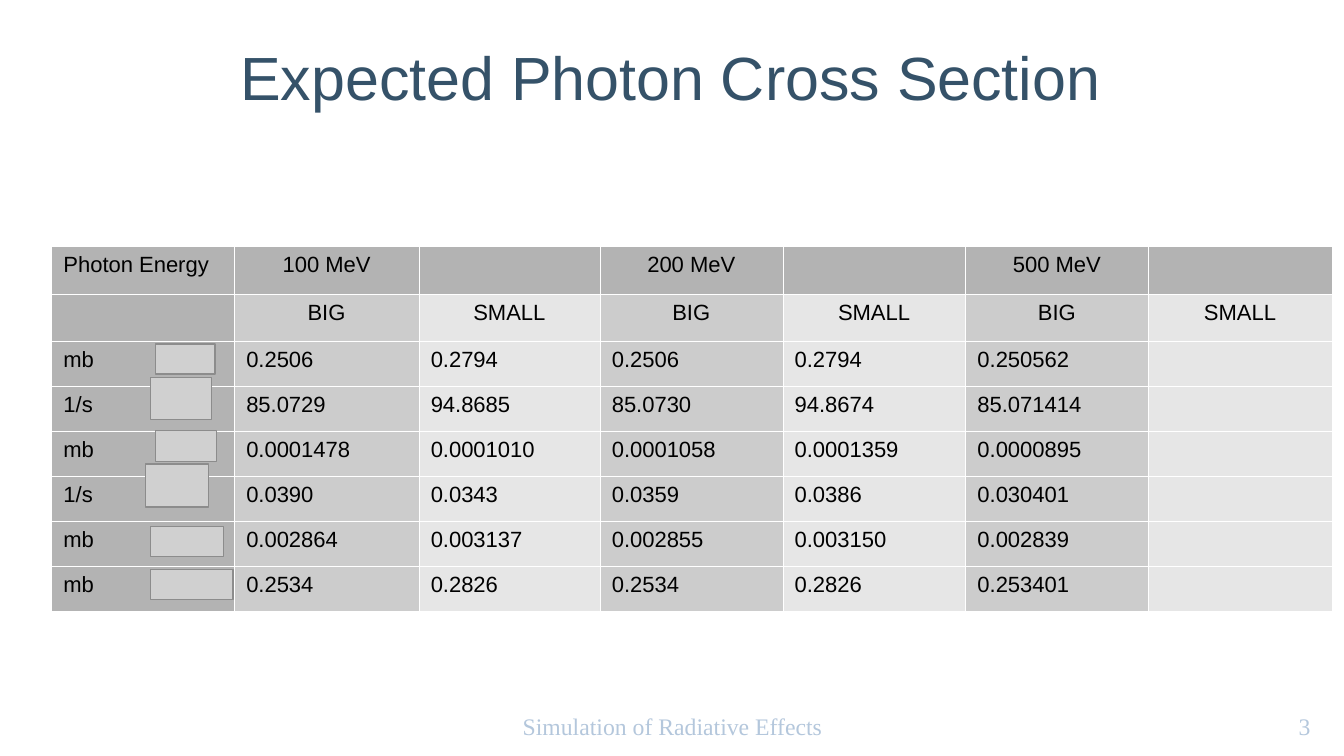
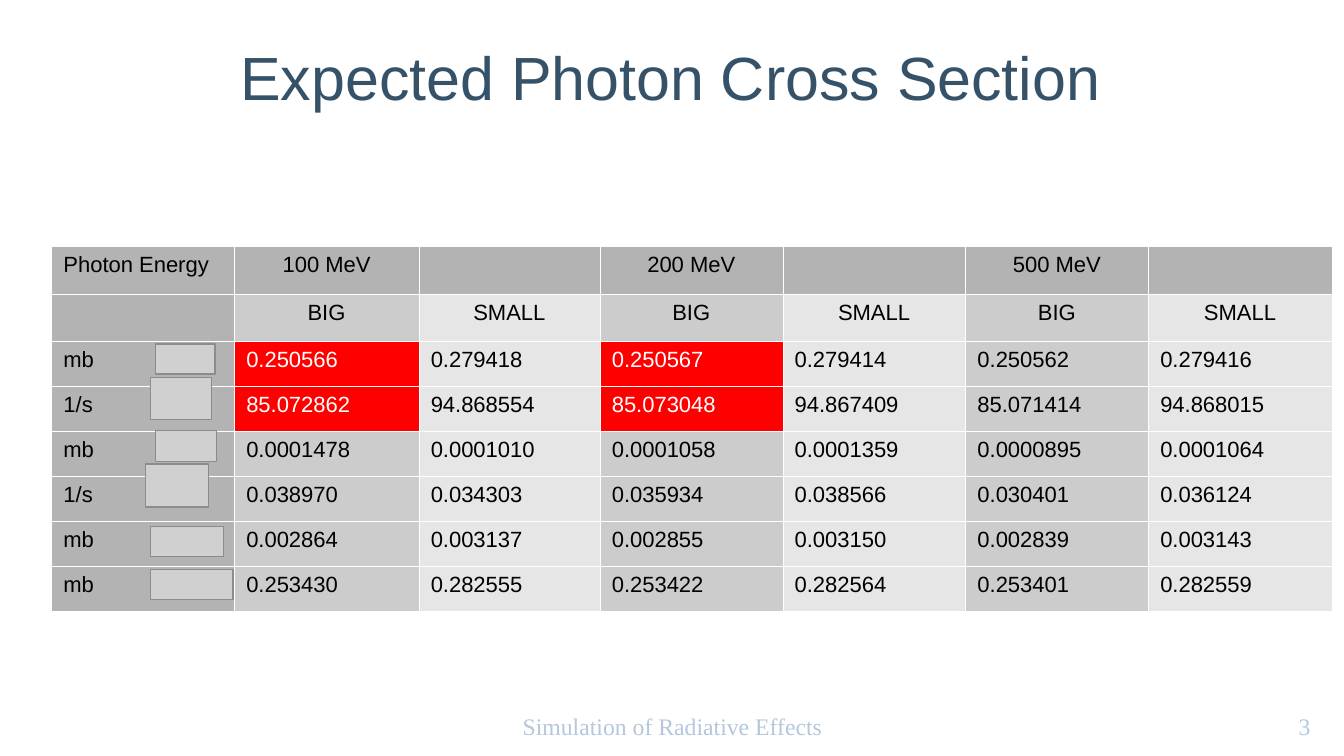
Before and after one commit to marialeibelt/RadCorAMBER, a slide deck: slide 3 of PRM_20_05.odp. Drawn at 1344x756 pixels with LibreOffice and Linux fonts; fonts in the diff are those of the drawing; grey boxes stand for pictures. Boxes give left, top, right and bottom in pixels: in the first picture for what was removed or moved away, otherwise in the second. Text is boxed around its words. In the diff, an @@ line names an element or a change of style, - is before the commit and + after.

```diff
--- a/PRM_20_05.odp
+++ b/PRM_20_05.odp
@@ table at (x1=51, y1=246, x2=1332, y2=611) @@
-row 3: mb | 0.2506 | 0.2794 | 0.2506 | 0.2794 | 0.250562 | 
+row 3: mb | 0.250566 | 0.279418 | 0.250567 | 0.279414 | 0.250562 | 0.279416
-row 4: 1/s | 85.0729 | 94.8685 | 85.0730 | 94.8674 | 85.071414 | 
+row 4: 1/s | 85.072862 | 94.868554 | 85.073048 | 94.867409 | 85.071414 | 94.868015
-row 5, column 7: 
+row 5, column 7: 0.0001064
-row 6: 1/s | 0.0390 | 0.0343 | 0.0359 | 0.0386 | 0.030401 | 
+row 6: 1/s | 0.038970 | 0.034303 | 0.035934 | 0.038566 | 0.030401 | 0.036124
-row 7, column 7: 
+row 7, column 7: 0.003143
-row 8: mb | 0.2534 | 0.2826 | 0.2534 | 0.2826 | 0.253401 | 
+row 8: mb | 0.253430 | 0.282555 | 0.253422 | 0.282564 | 0.253401 | 0.282559
@@ fill #CCCCCC to #FF0000 in 4 cells @@
```
Also in this commit, not shown: 2 other files.
